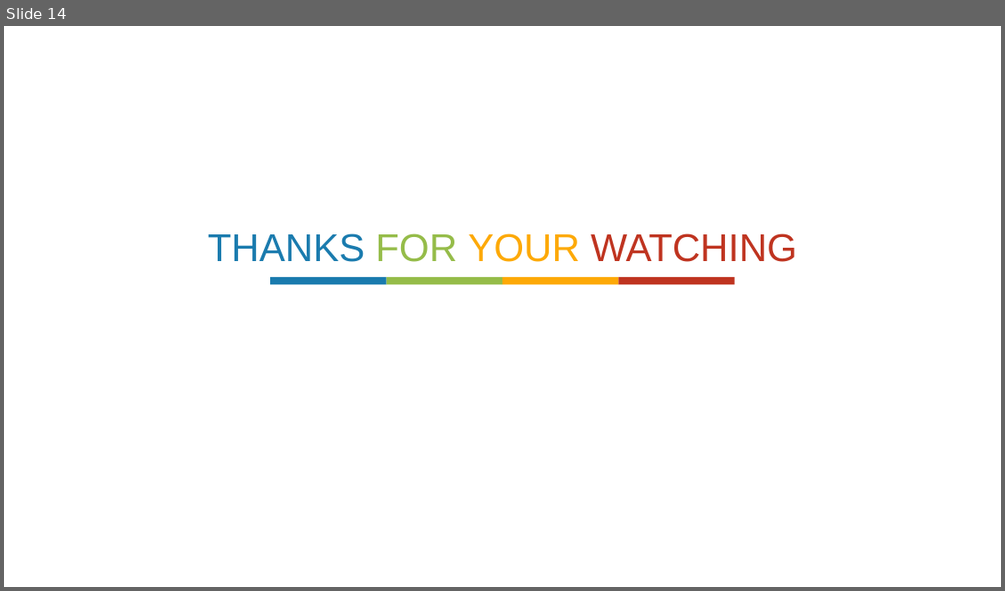
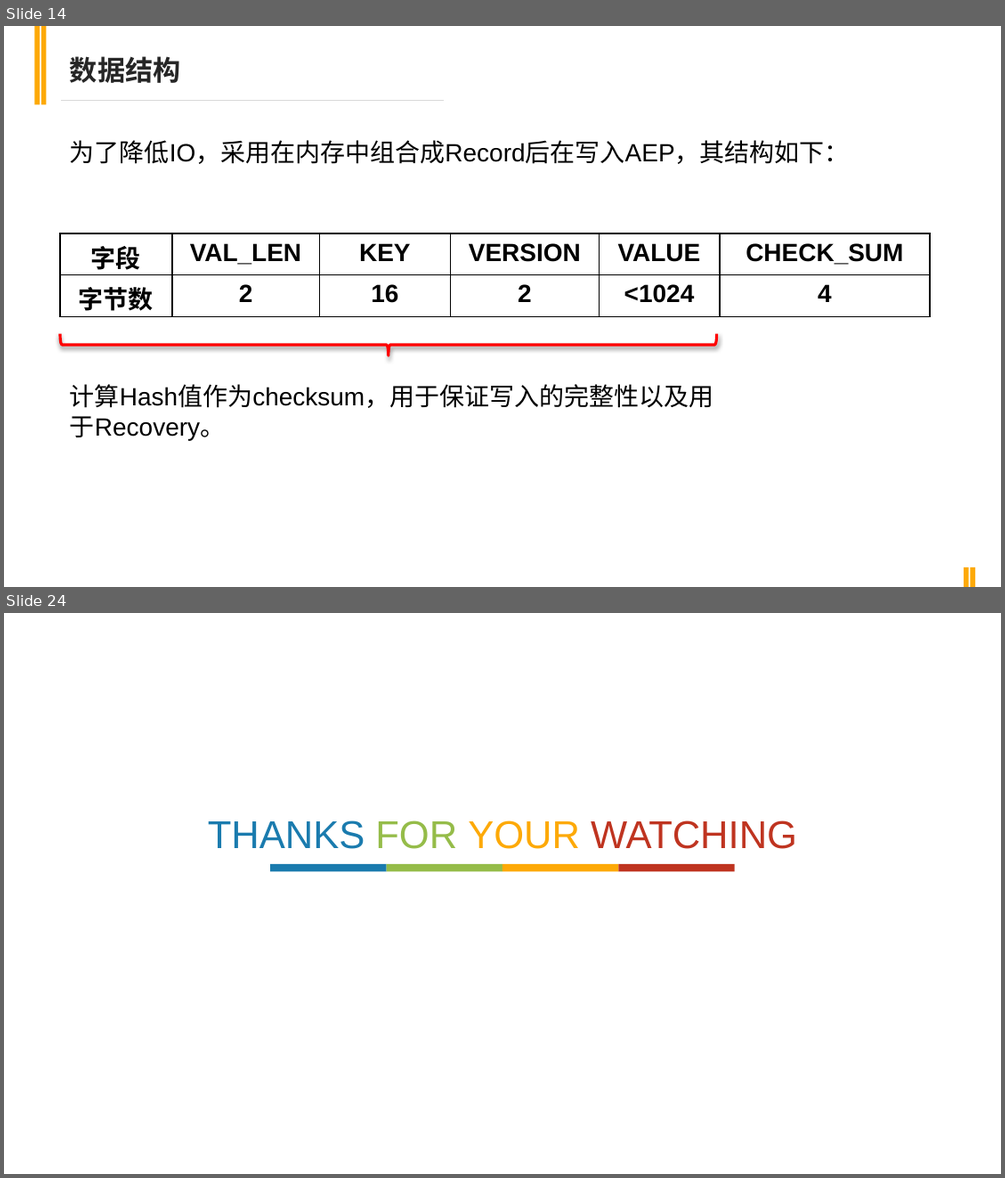
Before and after one commit to AndyShen105/aep-kv, a slide deck: doc/基于AEP的可持久化KV存储.pptx. Shown one above the other, each under a label of ours: slide 14 before the commit, slides 14 and 24 after it; the slides between them are not shown. The pictures are 1005x591 and 1005x1178 pixels, drawn with LibreOffice and Linux fonts; fonts in the diff are those of the drawing. Boxes give left, top, right and bottom in pixels: in the first picture for what was removed or moved away, otherwise in the second. Text is boxed around its words. In the diff, an @@ line names an element or a change of style, - is before the commit and + after.

```diff
--- a/doc/基于AEP的可持久化KV存储.pptx
+++ b/doc/基于AEP的可持久化KV存储.pptx
@@ slide 14 added at [4,26,1001,587], background #FFFFFF @@
@@ rectangle added at [35,26,40,104], fill #FDA907 @@
@@ rectangle added at [40,26,46,104], fill #FDA907 @@
@@ text added at [70,56,181,83], 20 pt, text #262626, bold @@
+数据结构
@@ line added from (61, 101) to (444, 101), #D9D9D9 0.75 pt @@
@@ text added at [70,140,850,164], 18 pt, text #000000 @@
+为了降低IO，采用在内存中组合成Record后在写入AEP，其结构如下：
@@ table added at [60,233,930,316], 2 rows, 6 columns @@
+字段 | VAL_LEN | KEY | VERSION | VALUE | CHECK_SUM
+字节数 | 2 | 16 | 2 | <1024 | 4
@@ right brace added at [60,334,717,355], outline #FF0000 2 pt @@
@@ text added at [70,384,713,441], 18 pt, text #000000 @@
+计算Hash值作为checksum，用于保证写入的完整性以及用于Recovery。
@@ rectangle added at [964,567,969,587], fill #FDA907 @@
@@ rectangle added at [970,567,975,587], fill #FDA907 @@
@@ what was slide 14 is now slide 24 @@
```
Also in this commit, not shown: 6 slides changed, 15 other slides added, 6 slides removed, 1 other file.
